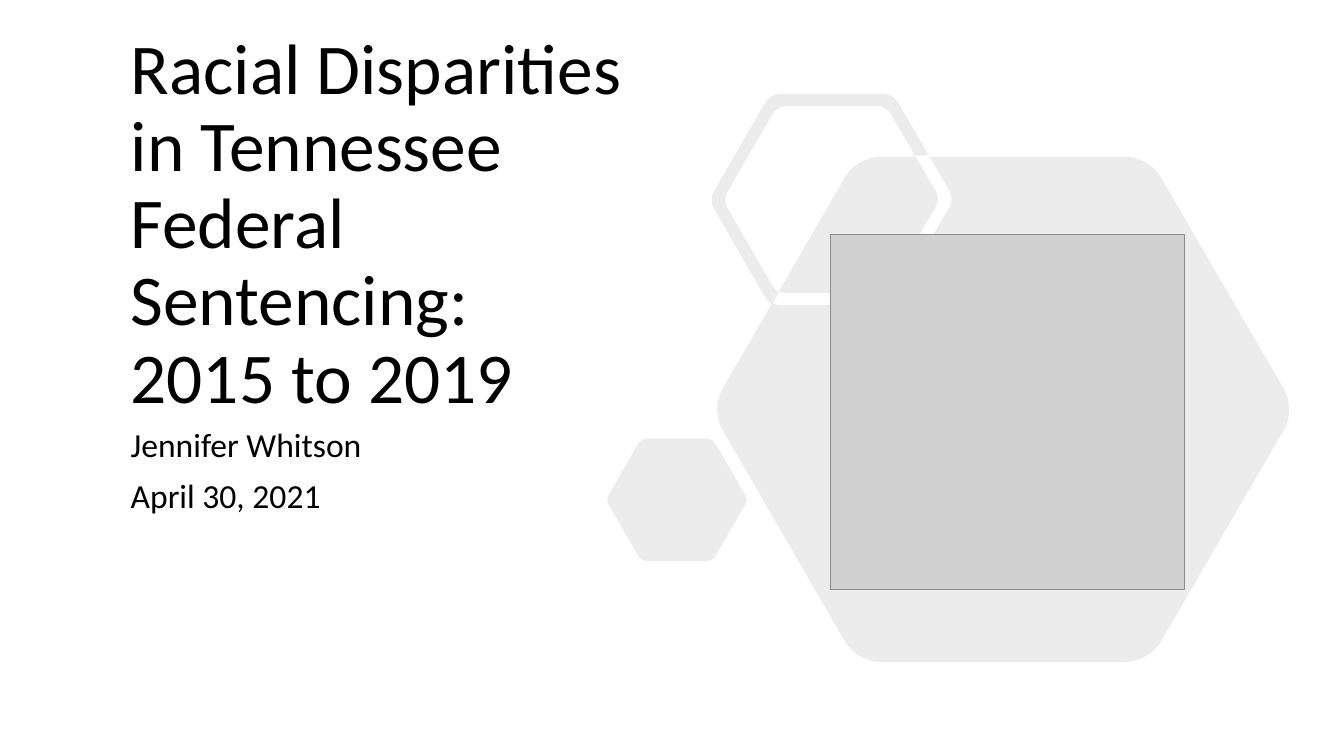
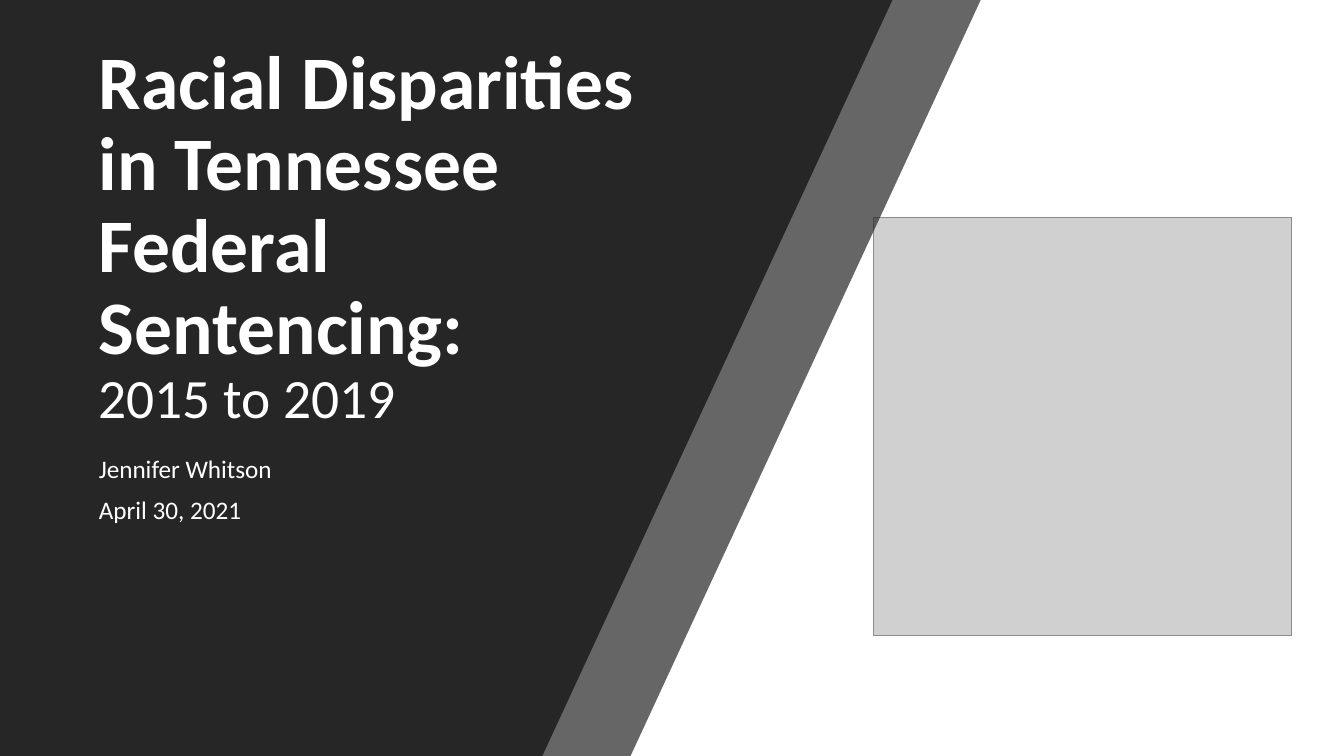
Before and after one commit to jenwhitson/sentencing_project, a slide deck: slide 1 of Presentation.pptx. Drawn at 1344x756 pixels with LibreOffice and Linux fonts; fonts in the diff are those of the drawing; grey boxes stand for pictures. Boxes give left, top, right and bottom in pixels: in the first picture for what was removed or moved away, otherwise in the second. Text is boxed around its words. In the diff, an @@ line names an element or a change of style, - is before the commit and + after.

```diff
--- a/Presentation.pptx
+++ b/Presentation.pptx
@@ background #FFFFFF to #000000 @@
@@ rectangle added at box(0, 0, 1344, 756), fill #FFFFFF @@
@@ freeform shape added at box(0, 0, 981, 756), fill #262626 at 70% opacity @@
@@ freeform shape added at box(0, 0, 892, 756), fill #262626 @@
@@ title "Racial Disparities in Tennessee Federal ...": place and size @@
-title "Racial Disparities in Tennessee Federal ..." at box(131, 44, 621, 404)
+title "Racial Disparities in Tennessee Federal ..." at box(99, 56, 634, 419)
@@ title "Racial Disparities in Tennessee Federal ..." at box(99, 56, 634, 419): size 51 to 54 pt, bold on in "Racial Disparities in Tennessee Federal Sentencing:"; size 51 to 39.6 pt in "2015 to 2019"; text colour #000000 to #FFFFFF @@
@@ freeform shape removed at box(608, 94, 1290, 662) @@
@@ picture: place and size @@
-picture at box(831, 235, 1186, 590)
+picture at box(874, 218, 1292, 635)
@@ subtitle "Jennifer Whitson": place and size @@
-subtitle "Jennifer Whitson" at box(131, 433, 361, 514)
+subtitle "Jennifer Whitson" at box(99, 460, 272, 523)
@@ subtitle "Jennifer Whitson" at box(99, 460, 272, 523): size 24 to 18 pt, text colour #000000 to #FFFFFF @@
```
Also in this commit, not shown: 11 other slides changed, 6 slides removed.
